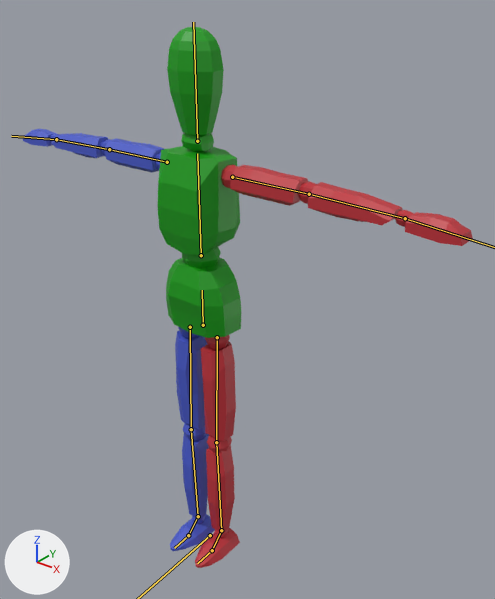
Renders of the FBX model Assets/Blender/Character.fbx from each side of a commit.
Before and after are seen from a camera (50 mm lens) standing at (1.231, -1.329, 1.795) and looking at (0.113, 0.069, 0.928). Every picture has the same lights, and +X, +Y and +Z are marked at lower left. The bones that bend it are drawn over the model as lines.

In view in the first picture: 'Character'.
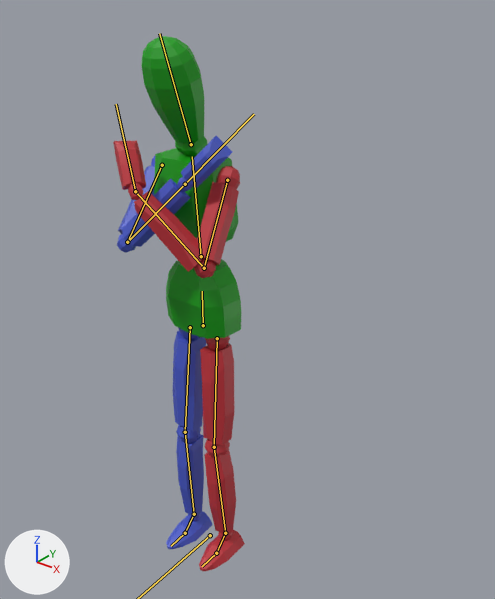
The newer file adds an action. The first version stands in its rest pose; the second is drawn at frame 1 of the action 'DropBlock.001'.

The change in detail:
Bone 'Spine' (bone_spine) turns from (0, 0, 0) to (4, 0, 0) degrees about its own x, y and z.
Bone 'Head' (bone_head) turns from (0, 0, 0) to (14, 0, 0) degrees about its own x, y and z.
Bone 'Upper Arm.L' (bone_upper_arm_l) turns from (0, 0, 0) to (40, -6, -83) degrees about its own x, y and z.
Bone 'Lower Arm.L' (bone_lower_arm_l) turns from (0, 0, 0) to (138, 14, 35) degrees about its own x, y and z.
Bone 'Hand.L' (bone_hand_l) turns from (0, 0, 0) to (40, -26, -7) degrees about its own x, y and z.
Bone 'Upper Arm.R' (bone_upper_arm_r) turns from (0, 0, 0) to (48, -12, 83) degrees about its own x, y and z.
Bone 'Lower Arm.R' (bone_lower_arm_r) turns from (0, 0, 0) to (40, -41, 105) degrees about its own x, y and z.
Bone 'Upper Leg.L' (bone_upper_leg_l) turns from (0, 0, 0) to (3, 1, 1) degrees about its own x, y and z.
Bone 'Lower Leg.L' (bone_lower_leg_l) turns from (0, 0, 0) to (-6, 0, 0) degrees about its own x, y and z.
Bone 'Upper Leg.R' (bone_upper_leg_r) turns from (0, 0, 0) to (3, -1, -1) degrees about its own x, y and z.
Bone 'Lower Leg.R' (bone_lower_leg_r) turns from (0, 0, 0) to (-6, 0, 0) degrees about its own x, y and z.

Boxes [x1, y1, x2, y2] around the edits, measured in the pictures (495 x 599 px):
'Character', posed (71% narrower)
    before: [23, 27, 473, 568]
    after: [113, 36, 245, 571]
bone 'Spine', root to tip
    before: (201, 255) to (197, 153)
    after: (201, 256) to (192, 156)
bone 'Head', root to tip
    before: (197, 141) to (193, 22)
    after: (191, 144) to (159, 33)
bone 'Upper Arm.L', root to tip
    before: (232, 177) to (309, 194)
    after: (227, 180) to (204, 268)
bone 'Lower Arm.L', root to tip
    before: (309, 194) to (405, 218)
    after: (204, 268) to (135, 191)
bone 'Upper Arm.R', root to tip
    before: (167, 162) to (109, 149)
    after: (162, 165) to (127, 242)
bone 'Lower Arm.R', root to tip
    before: (109, 149) to (56, 139)
    after: (127, 242) to (185, 184)
bone 'Upper Leg.L', root to tip
    before: (217, 337) to (216, 442)
    after: (217, 338) to (214, 447)
bone 'Lower Leg.L', root to tip
    before: (216, 442) to (221, 530)
    after: (214, 447) to (225, 533)
bone 'Upper Leg.R', root to tip
    before: (190, 327) to (191, 429)
    after: (190, 327) to (185, 432)
bone 'Lower Leg.R', root to tip
    before: (191, 429) to (198, 516)
    after: (185, 432) to (194, 514)
